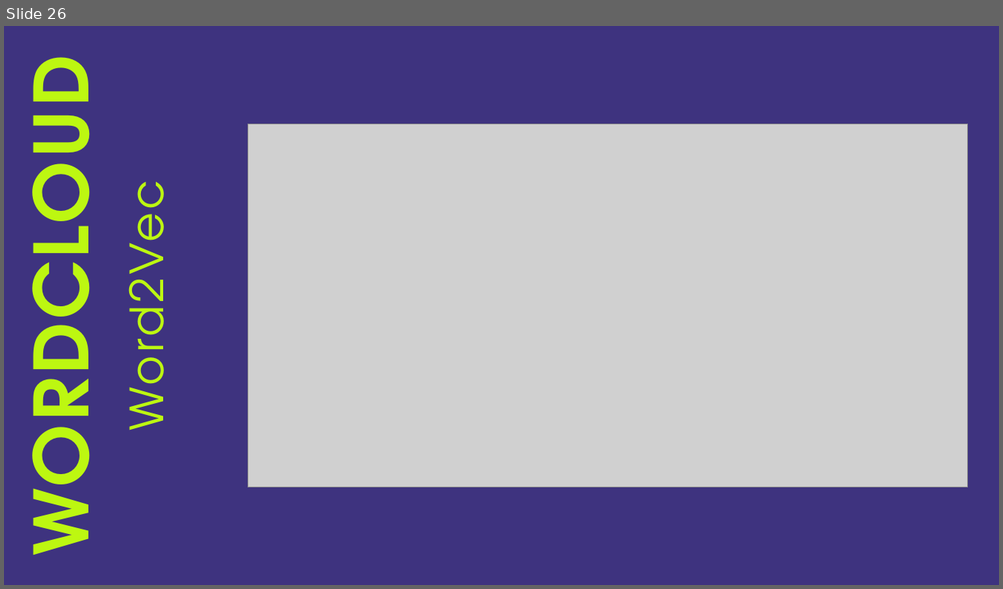
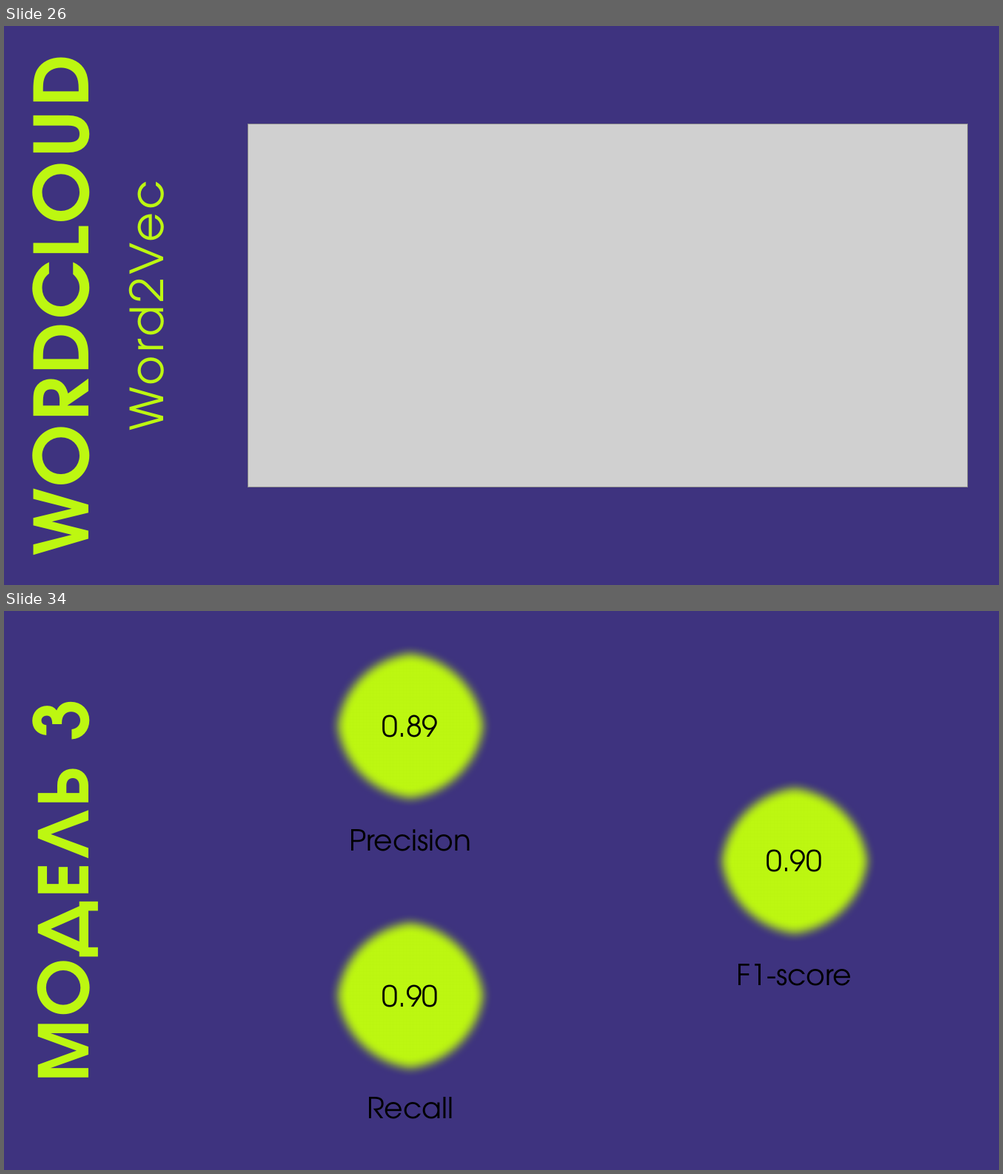
Before and after one commit to arinakatysheva/HW_1_2025-Katysheva_Arina, a slide deck: HW2.pptx. Shown one above the other, each under a label of ours: slide 26 before the commit, slides 26 and 34 after it; the slides between them are not shown. The pictures are 1003x589 and 1003x1174 pixels, drawn with LibreOffice and Linux fonts; fonts in the diff are those of the drawing; grey boxes stand for pictures. Boxes give left, top, right and bottom in pixels: in the first picture for what was removed or moved away, otherwise in the second. Text is boxed around its words. In the diff, an @@ line names an element or a change of style, - is before the commit and + after.

```diff
--- a/HW2.pptx
+++ b/HW2.pptx
@@ slide 34 added at <box>4,611,999,1170</box>, background gradient #3E337F @@
@@ ellipse added at <box>328,644,492,808</box>, fill #BDF711, outline #3E337F 1 pt, 28 pt, text #000000 @@
+0.89
@@ title added at <box>4,703,122,1073</box>, 72 pt, text #BDF711, bold @@
+МОДЕЛЬ 3
@@ ellipse added at <box>712,778,876,943</box>, fill #BDF711, outline #3E337F 1 pt, 28 pt, text #000000 @@
+0.90
@@ text added at <box>349,829,471,851</box>, 28 pt, text #000000 @@
+Precision
@@ ellipse added at <box>328,913,492,1077</box>, fill #BDF711, outline #3E337F 1 pt, 28 pt, text #000000 @@
+0.90
@@ text added at <box>736,964,851,986</box>, 28 pt, text #000000 @@
+F1-score
@@ text added at <box>367,1097,453,1119</box>, 28 pt, text #000000 @@
+Recall
```
Also in this commit, not shown: 1 slide changed, 6 other slides added, 1 slide removed.
